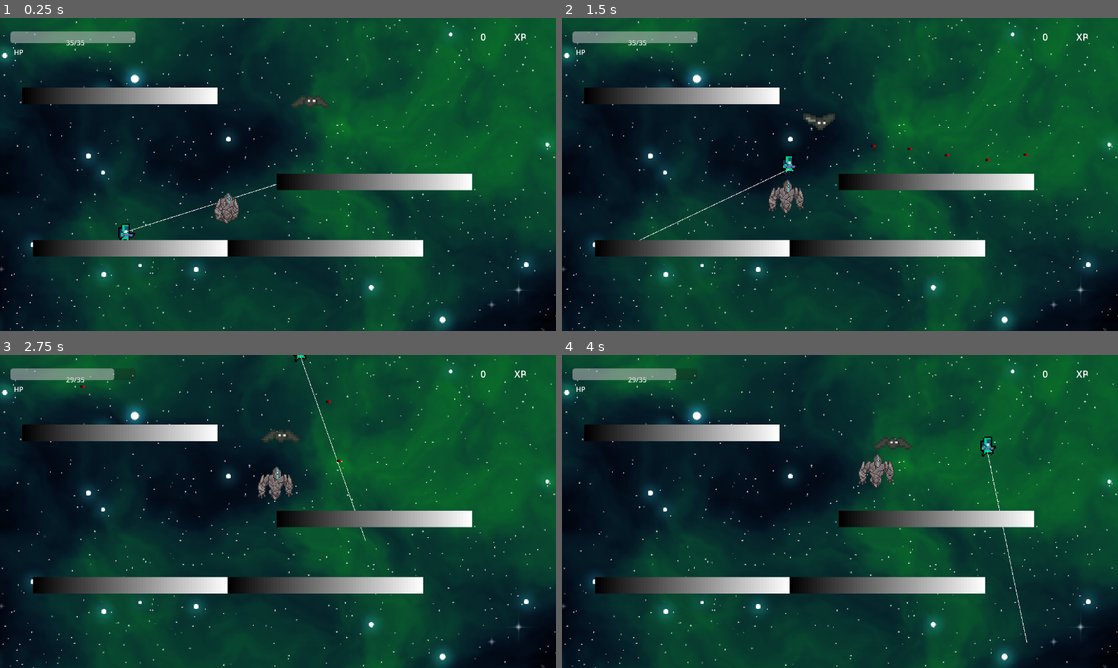
Above: before the commit, frames 1-4 (two rows, left to right).
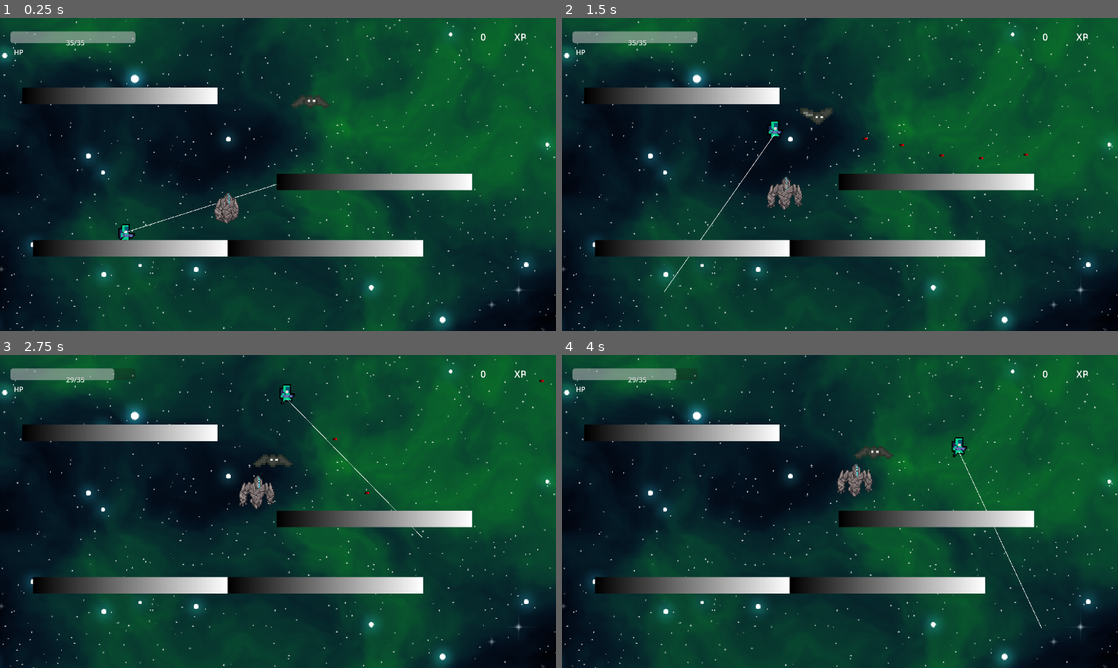
Above: after the commit, the same moments.

Repository: fer-hnndz/europa-game
Game: Godot game, scene res://scenes/TestScene.tscn
Two runs of this game, one before a commit and one after it. Both use one fixed random seed, a clock stepped at 60 frames per second and the inputs below. Sound files missing from this copy of the repository are replaced by a short silence.
Inputs (mouse positions are in pixels of both pictures, inside the frame that each line leads up to):
- Up to frame 1 (0.25 s): no input
- Up to frame 2 (1.5 s): tap Enter (ui_accept) at 0.5, 0.77, 1.07 s; move the mouse to (962, 158) at 0.52 s; press the mouse at (962, 158) at 0.53 s; hold Right (ui_right) from 0.53 s (still down); tap F at 0.8, 1.35 s; move the mouse to (728, 190) at 1.27 s; release the mouse at (728, 190) at 1.28 s
- Up to frame 3 (2.75 s): tap Enter (ui_accept) at 1.52, 1.55, 1.82, 2.1 s; move the mouse to (333, 442) at 2.02 s; release Right (ui_right) at 2.03 s; press the mouse at (333, 442) at 2.03 s; hold Left (ui_left) from 2.03 s (still down)
- Up to frame 4 (4 s): move the mouse to (812, 574) at 2.77 s; release Left (ui_left) at 2.78 s; release the mouse at (812, 574) at 2.78 s; hold Right (ui_right) from 2.78 s (still down); click (812, 574) at 2.85 s; tap Enter (ui_accept) at 3.02, 3.32, 3.77, 3.8 s; tap F at 3.05, 3.6 s; move the mouse to (1006, 558) at 3.52 s

The runs differ from the first frame. In frame 1, less than 0.1% of the frame differs, in the area x 21-50%, y 53-71%; in frame 2, 1.0%; in frame 3, 1.4%; in frame 4, 1.5%, in the area x 49-87%, y 26-92%.

Commit message:
Se agrego animacion de castigo cuando se cambia abruptamente la direccion

Diff:
--- a/scenes/Map1.tscn
+++ b/scenes/Map1.tscn
@@ -10,6 +10,12 @@
 
 [node name="Player" parent="." instance=ExtResource("3_nye5c")]
 position = Vector2(249, 569)
+
+[node name="PlayerUI" parent="." instance=ExtResource("4_ocv57")]
+offset_left = -1.0
+offset_top = 1.0
+offset_right = -1.0
+offset_bottom = 1.0
 
 [node name="StageController" parent="." instance=ExtResource("5_bbqsl")]
 position = Vector2(416, 435)
@@ -43,12 +49,6 @@
 rotation = 1.57209
 scale = Vector2(3.19995, 1)
 
-[node name="PlayerUI" parent="." instance=ExtResource("4_ocv57")]
-offset_left = -1.0
-offset_top = 1.0
-offset_right = -1.0
-offset_bottom = 1.0
-
 [node name="Horizontal Platform6" parent="." instance=ExtResource("1_i5wed")]
 position = Vector2(190, 544)
 scale = Vector2(0.685097, 0.685097)
--- /dev/null
+++ b/scenes/characters/Player.gdshader
@@ -0,0 +1,5 @@
+shader_type canvas_item;
+
+void fragment() {
+	COLOR.g = 0.0;
+}
--- a/scenes/characters/Player.tscn
+++ b/scenes/characters/Player.tscn
@@ -1,8 +1,27 @@
-[gd_scene load_steps=23 format=3 uid="uid://dj70kpkttcguv"]
+[gd_scene load_steps=29 format=3 uid="uid://dj70kpkttcguv"]
 
 [ext_resource type="Script" path="res://scipts/Player.gd" id="1_aadot"]
 [ext_resource type="Texture2D" uid="uid://nfbtq2o0ived" path="res://sprites/playerx1.png" id="3_jni3i"]
 
+[sub_resource type="CanvasItemMaterial" id="CanvasItemMaterial_vwtsi"]
+blend_mode = 3
+
+[sub_resource type="AtlasTexture" id="AtlasTexture_6aiki"]
+atlas = ExtResource("3_jni3i")
+region = Rect2(64, 640, 32, 32)
+
+[sub_resource type="AtlasTexture" id="AtlasTexture_odppa"]
+atlas = ExtResource("3_jni3i")
+region = Rect2(96, 640, 32, 32)
+
+[sub_resource type="AtlasTexture" id="AtlasTexture_tq51y"]
+atlas = ExtResource("3_jni3i")
+region = Rect2(128, 640, 32, 32)
+
+[sub_resource type="AtlasTexture" id="AtlasTexture_kkoce"]
+atlas = ExtResource("3_jni3i")
+region = Rect2(160, 640, 32, 32)
+
 [sub_resource type="AtlasTexture" id="AtlasTexture_hd74w"]
 atlas = ExtResource("3_jni3i")
 region = Rect2(0, 160, 32, 32)
@@ -69,6 +88,23 @@
 
 [sub_resource type="SpriteFrames" id="SpriteFrames_iimlh"]
 animations = [{
+"frames": [{
+"duration": 1.0,
+"texture": SubResource("AtlasTexture_6aiki")
+}, {
+"duration": 1.0,
+"texture": SubResource("AtlasTexture_odppa")
+}, {
+"duration": 1.0,
+"texture": SubResource("AtlasTexture_tq51y")
+}, {
+"duration": 1.0,
+"texture": SubResource("AtlasTexture_kkoce")
+}],
+"loop": true,
+"name": &"brake",
+"speed": 4.0
+}, {
 "frames": [{
 "duration": 3.0,
 "texture": SubResource("AtlasTexture_hd74w")
@@ -139,7 +175,7 @@
 }]
 
 [sub_resource type="RectangleShape2D" id="RectangleShape2D_06m1h"]
-size = Vector2(20, 30)
+size = Vector2(12.9412, 21.7647)
 
 [sub_resource type="Gradient" id="Gradient_yl1yf"]
 offsets = PackedFloat32Array(0, 0.020979)
@@ -147,7 +183,11 @@
 [sub_resource type="GradientTexture2D" id="GradientTexture2D_xa6hi"]
 gradient = SubResource("Gradient_yl1yf")
 
+[sub_resource type="RectangleShape2D" id="RectangleShape2D_0eec0"]
+size = Vector2(15.2941, 24.1176)
+
 [node name="Player" type="CharacterBody2D"]
+material = SubResource("CanvasItemMaterial_vwtsi")
 scale = Vector2(1.7, 1.7)
 collision_mask = 9
 script = ExtResource("1_aadot")
@@ -157,11 +197,11 @@
 position = Vector2(1, -19)
 scale = Vector2(1.78471, 1.78471)
 sprite_frames = SubResource("SpriteFrames_iimlh")
-animation = &"idle"
-frame_progress = 0.569445
+animation = &"brake"
+frame_progress = 0.687137
 
 [node name="CollisionShape2D" type="CollisionShape2D" parent="."]
-position = Vector2(0, -5)
+position = Vector2(2.94118, -1.47059)
 shape = SubResource("RectangleShape2D_06m1h")
 debug_color = Color(0, 0.6, 0.701961, 0.419608)
 
@@ -172,3 +212,11 @@
 texture = SubResource("GradientTexture2D_xa6hi")
 texture_mode = 1
 joint_mode = 2
+
+[node name="Hitbox" type="Area2D" parent="."]
+
+[node name="CollisionShape2D" type="CollisionShape2D" parent="Hitbox"]
+position = Vector2(2.94118, -1.47059)
+shape = SubResource("RectangleShape2D_0eec0")
+
+[connection signal="body_entered" from="Hitbox" to="." method="_on_hitbox_body_entered"]
--- a/scipts/Player.gd
+++ b/scipts/Player.gd
@@ -7,17 +7,23 @@
 var last_bullet = 0
 
 var bullet_cooldown = 0.1
+var knockack_modifier = 750;
 var LASER_MAX_LENGTH = 250
 var current_health = 35
 var MAX_HEALTH = 35
 var spawned = true
 var last_colission
-
+var punished = false
+
+# La velocidad minima que tiene que tener para que el jugador sea penalizado
+var punish_bias = 30
+var punish_end = 0.09
+
+var lastReceivedAttack = 0
 var player_ui_controller
 
 # Get the gravity from the project settings to be synced with RigidBody nodes.
 var gravity = ProjectSettings.get_setting("physics/2d/default_gravity")
-
 var stageControllerScript = preload("res://scipts/StageController.gd")
 
 func _ready():
@@ -28,6 +34,24 @@
 
 	player_ui_controller = get_parent().get_node("PlayerUI")
 
+func deal_damage(damage: int, origin: Vector2):
+	current_health -= damage;
+
+	if current_health < 0:
+		current_health = 0
+
+	var knockback_direction = origin.direction_to(global_position)
+	var strength = damage * knockack_modifier
+	var knockback = knockback_direction * strength
+
+	velocity = knockback
+	move_and_slide()
+	print("aplicado")
+	lastReceivedAttack = Time.get_unix_time_from_system()
+#
+#=================
+# Funciones de Laser
+#=================
 func _process_laser(delta):
 	var laser_end = _get_laser_endpoint()
 
@@ -47,6 +71,14 @@
 	return Vector2(laser_x, laser_y)
 
 func _physics_process(delta):
+
+	if (Input.is_key_label_pressed(KEY_F)):
+		print(velocity.x)
+		print(velocity.x)
+		print(velocity.x)
+		return
+
+	# Detectar si la animacion de spawn ha terminado
 	if ($AnimatedSprite2D.frame == 4 and spawned == false and $AnimatedSprite2D.animation != "death"):
 		spawned = true
 		$AnimatedSprite2D.animation = "idle"
@@ -55,7 +87,7 @@
 		print("Ya se puede mover")
 		print("Ya se puede mover")
 
-
+	# Si la animacion de muerte termino, mostrar pantalla de muerte
 	if ($AnimatedSprite2D.animation == "death" and $AnimatedSprite2D.frame ==  4):
 		#get_parent().get_node("PlayerUI").queue_free()
 		var death_screen = load("res://scenes/menus/DeathScreen.tscn").instantiate()
@@ -73,6 +105,7 @@
 		spawned = false
 		return
 
+
 	_process_laser(delta)
 
 	# Add the gravity.
@@ -84,12 +117,19 @@
 		$AnimatedSprite2D.play()
 		has_double_jump = true
 
+
+	var isStunned = Time.get_unix_time_from_system() - lastReceivedAttack <= 0.09
+
 	# Handle Jump.
-	if Input.is_action_just_pressed("ui_accept") && has_double_jump:
+	if Input.is_action_just_pressed("ui_accept") && has_double_jump && !isStunned:
 		velocity.y = JUMP_VELOCITY ;
 		if not is_on_floor():
 			has_double_jump = false
 
+
+	#============================
+	# MOVIMIENTO LATERAL
+	#============================
 
 	# Get the input direction and handle the movement/deceleration.
 	# As good practice, you should replace UI actions with custom gameplay actions.
@@ -99,14 +139,51 @@
 	elif Input.is_action_pressed("ui_right"):
 		direction = 1
 
-	if direction:
-		velocity.x = direction * SPEED * delta;
-		#print(velocity.x)
-	else:
-		velocity.x = move_toward(velocity.x, 0, SPEED)
+
+	if (punished and not is_on_floor()):
+		velocity.x = 0;
+		punished = false
+
+	if direction && !isStunned:
+
+		# No ha terminado de acelerar completamente, aplicar punish anim.
+
+		var shouldPunish =(direction == -1 and velocity.x > punish_bias) or (direction == 1 and velocity.x < -punish_bias)
+		if ( (shouldPunish or punished) and is_on_floor()):
+			if ($AnimatedSprite2D.animation != "brake"):
+				$AnimatedSprite2D.animation = "brake"
+				$AnimatedSprite2D.frame = 0;
+
+				print("punish")
+				punished = true
+				$AnimatedSprite2D.play();
+				$AnimatedSprite2D.flip_h = !$AnimatedSprite2D.flip_h
+
+			# Desacelerar mas rapido por el "frenado"
+			print("D punish")
+			velocity.x = lerp(velocity.x, 0.0, 0.35)
+		else:
+			print("M normal")
+			velocity.x = direction * SPEED * delta;
+	elif direction == 0:
+		# Si no hay direccion, desacelerar.
+		# Desacelerar mas rapido si esta en punished.
+
+		if (punished):
+			print("D punish")
+			velocity.x = lerp(velocity.x, 0.0, 0.35)
+		else:
+			print("D normal")
+			velocity.x = lerp(velocity.x, 0.0, 0.15)
+
+	# Actualizar si deberia de estar punished
+	if ( (velocity.x > 0 and velocity.x < punish_end) or (velocity.x < 0 and velocity.x > -punish_end) and punished):
+		punished = false
+		print("NOT PUNISHED ANYMORE")
+		$AnimatedSprite2D.animation = "running"
 
 	# Animations
-	if velocity.x > 0:
+	if direction > 0 and not punished:
 		get_node("AnimatedSprite2D").animation = "running"
 
 		if (not Input.is_action_pressed("shoot")):
@@ -114,17 +191,17 @@
 
 		get_node("AnimatedSprite2D").play()
 
-	elif velocity.x < 0:
+	elif direction < 0 and not punished:
 		get_node("AnimatedSprite2D").animation = "running"
 
 		if (not Input.is_action_pressed("shoot")):
 			get_node("AnimatedSprite2D").flip_h = true
 
-	elif velocity.x == 0:
+	elif direction == 0 and not punished:
 		#print("idle")
 		get_node("AnimatedSprite2D").animation = "idle"
 
-	if Input.is_action_pressed("shoot"):
+	if Input.is_action_pressed("shoot") and !isStunned and not punished:
 		if (last_bullet == 0 or Time.get_unix_time_from_system() - last_bullet>= bullet_cooldown):
 
 			# Guardar tiempo donde se disparo la ultima bala para comprobar si despues puede disparar otra
@@ -149,4 +226,13 @@
 
 			var point_pos = $Line2D.get_point_position(1)
 
+	print(velocity.x)
 	move_and_slide()
+
+
+# Funcion ejecutada cuando un cuerpo entra en contacto con el jugador
+func _on_hitbox_body_entered(body):
+#	if not (body is CharacterBody2D):
+#		return
+
+	print(body)
